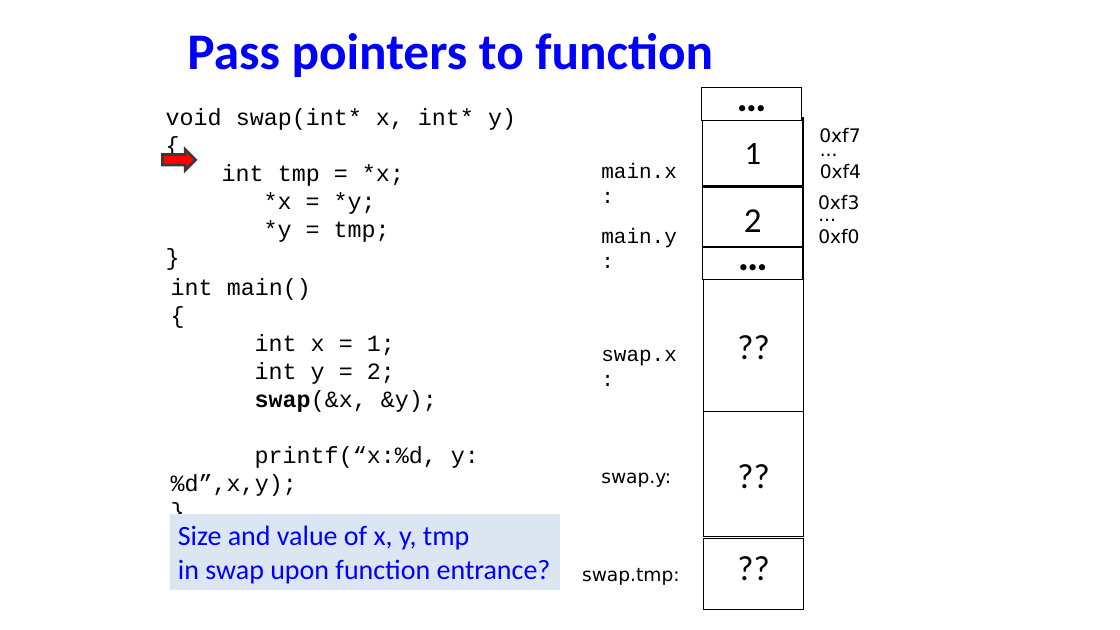
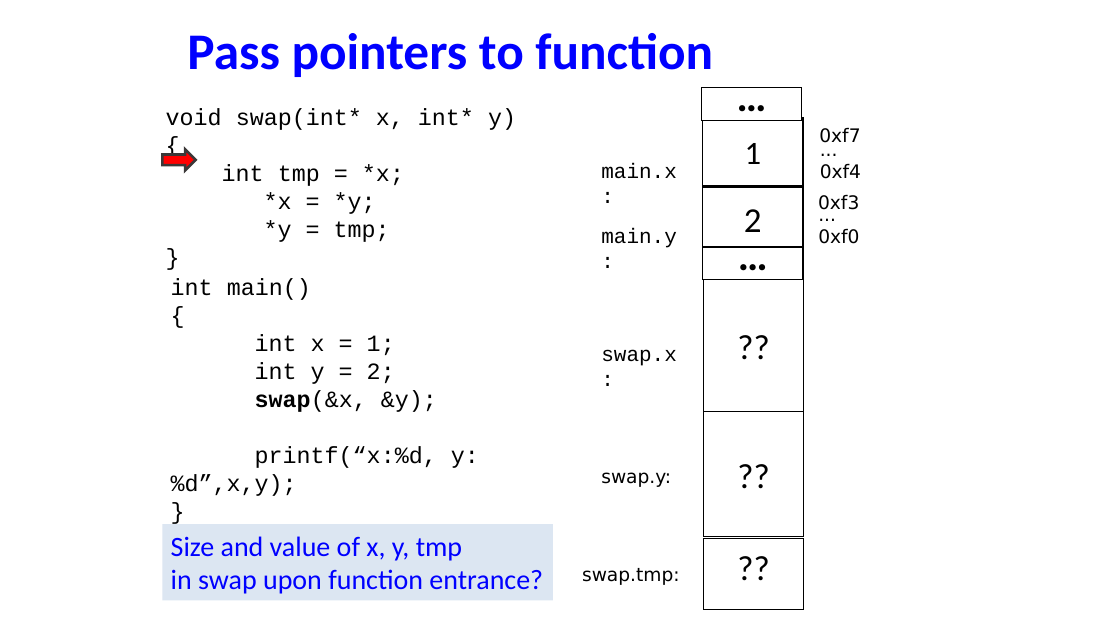
Before and after one commit to NYU-CSO/nyu-cso.github.io, a slide deck: slide 3 of notes/05-pointer_array_cont.pptx. Drawn at 1120x630 pixels with LibreOffice and Linux fonts; fonts in the diff are those of the drawing. Boxes give left, top, right and bottom in pixels: in the first picture for what was removed or moved away, otherwise in the second. Text is boxed around its words. In the diff, an @@ line names an element or a change of style, - is before the commit and + after.

```diff
--- a/notes/05-pointer_array_cont.pptx
+++ b/notes/05-pointer_array_cont.pptx
@@ rectangle "Size and value of x, ...": place and size @@
-rectangle "Size and value of x, ..." at (170, 514, 560, 591)
+rectangle "Size and value of x, ..." at (162, 524, 553, 601)
```
Also in this commit, not shown: 7 other slides changed, 2 other files.
